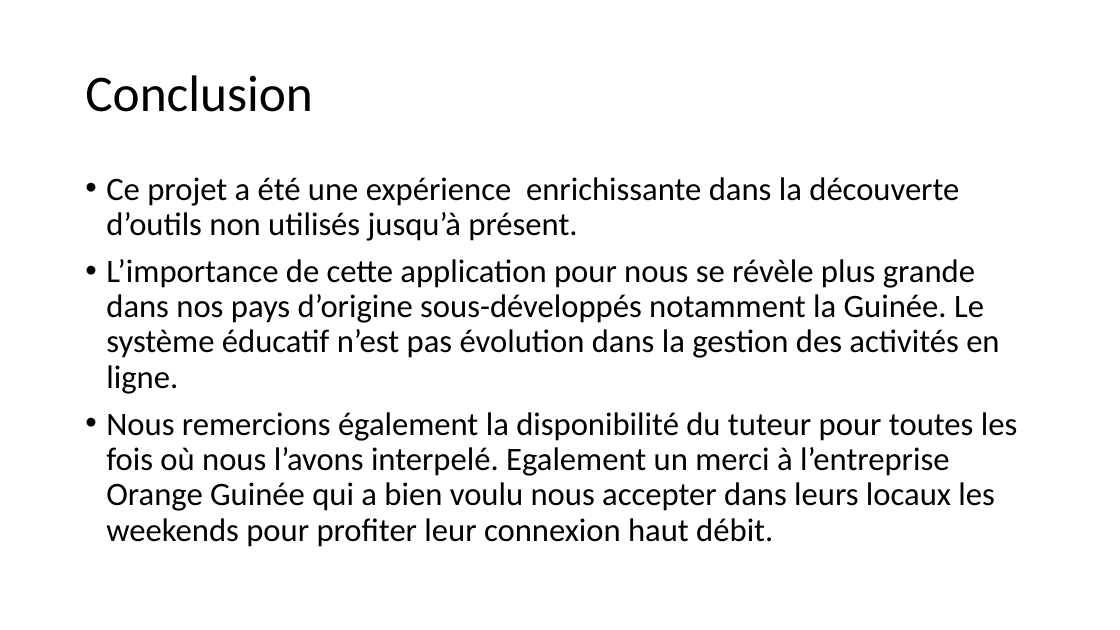
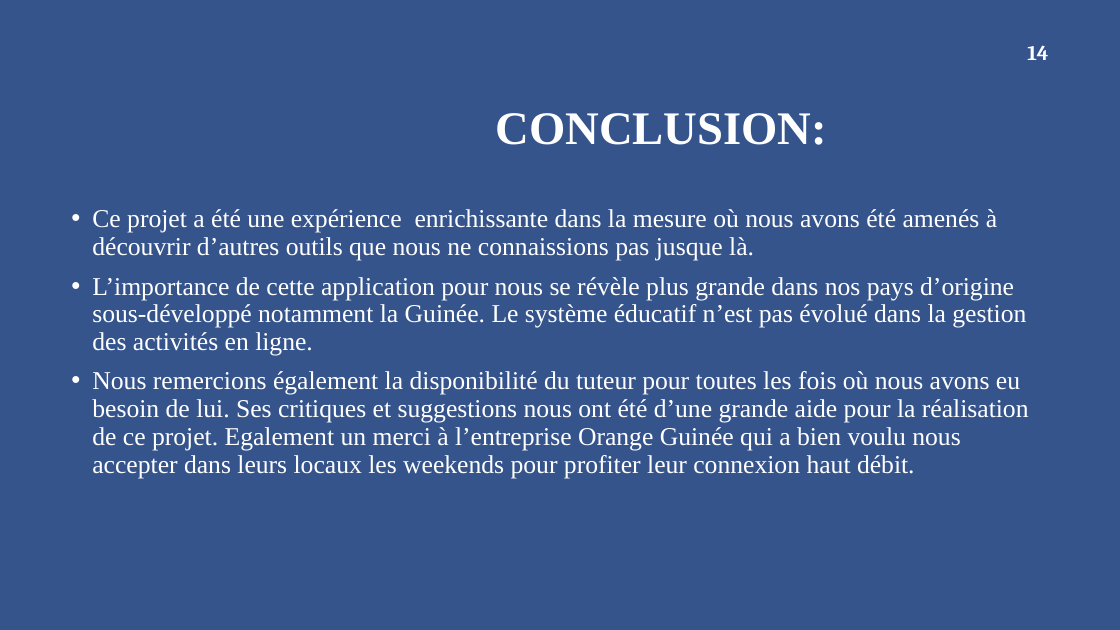
Before and after one commit to sowmangas/rendu-devoir, a slide deck: slide 14 of Documents/Presentation Application web de rendu de devoirs.pptx. Drawn at 1120x630 pixels with LibreOffice and Linux fonts; fonts in the diff are those of the drawing; background and template pictures are left out. Boxes give left, top, right and bottom in pixels: in the first picture for what was removed or moved away, otherwise in the second. Text is boxed around its words. In the diff, an @@ line names an element or a change of style, - is before the commit and + after.

```diff
--- a/Documents/Presentation Application web de rendu de devoirs.pptx
+++ b/Documents/Presentation Application web de rendu de devoirs.pptx
@@ background #FFFFFF to #36548C @@
@@ page number added at [1027, 45, 1048, 60], 18 pt, text #FFFFFF, bold @@
+14
@@ title at [496, 113, 827, 145]: text changed; size 44 to 40 pt; font Calibri to Times New Roman; text colour #000000 to #FFFFFF; bold on @@
-Conclusion
+CONCLUSION:
@@ text at [92, 209, 1029, 478]: text changed; size 28 to 22 pt; font Calibri to Times New Roman; text colour #000000 to #FFFFFF @@
-• Ce projet a été une expérience enrichissante dans la découverte d’outils non utilisés jusqu’à présent.
-• L’importance de cette application pour nous se révèle plus grande dans nos pays d’origine sous-développés notamment la Guinée. Le système éducatif n’est pas évolution dans la gestion des activités en ligne.
-• Nous remercions également la disponibilité du tuteur pour toutes les fois où nous l’avons interpelé. Egalement un merci à l’entreprise Orange Guinée qui a bien voulu nous accepter dans leurs locaux les weekends pour profiter leur connexion haut débit.
+• Ce projet a été une expérience enrichissante dans la mesure où nous avons été amenés à découvrir d’autres outils que nous ne connaissions pas jusque là.
+• L’importance de cette application pour nous se révèle plus grande dans nos pays d’origine sous-développé notamment la Guinée. Le système éducatif n’est pas évolué dans la gestion des activités en ligne.
+• Nous remercions également la disponibilité du tuteur pour toutes les fois où nous avons eu besoin de lui. Ses critiques et suggestions nous ont été d’une grande aide pour la réalisation de ce projet. Egalement un merci à l’entreprise Orange Guinée qui a bien voulu nous accepter dans leurs locaux les weekends pour profiter leur connexion haut débit.
```
Also in this commit, not shown: 13 other slides changed, 3 other files.
